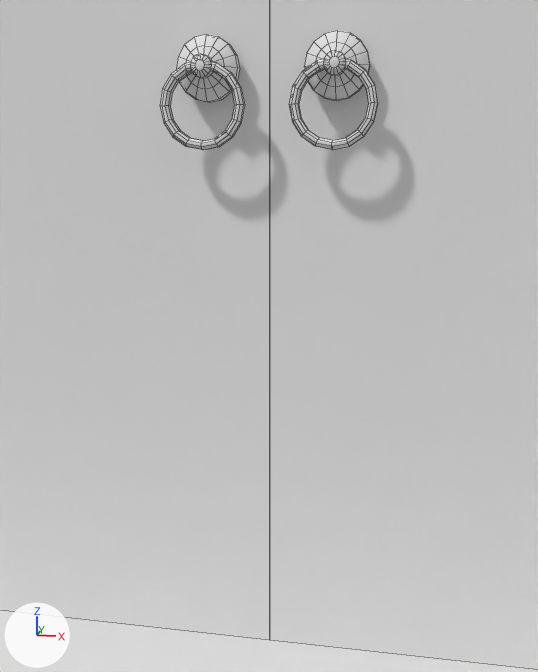
What one commit did to the Blender file cg-house-assets/cg-libDoors.blend.
Both versions are drawn from a camera (50 mm lens) standing at (-4.311, -1.184, 0.901) and looking at (-4.492, -0.159, 0.656). Lighting does not change. The marker at lower left points along +X, +Y and +Z. Mesh edges are drawn as thin lines.

The first picture shows 'Door4Handle1', 'Door4Handle2', 'Door4Left', 'Door4Right', 'Door4Step'.
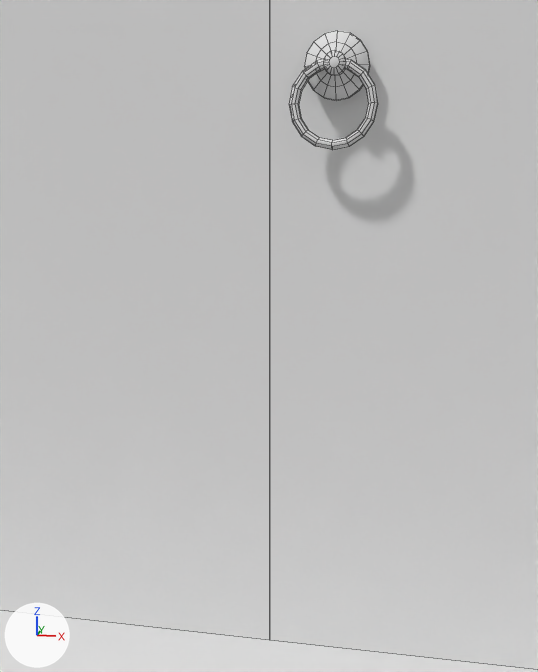
Commit message: WIP: adjusting angle of doors

Edits to the scene script, one JSON object a line:
```json
{"op": "add", "block": "ob_door4handle1", "code": "ob_door4handle1.hide_render = True"}
```

Pixel boxes [x1, y1, x2, y2] of what changed, in the pictures (538 x 672 px):
```json
{"object": "Door4Handle1", "change": "hidden", "before": [160, 34, 245, 150]}
```
